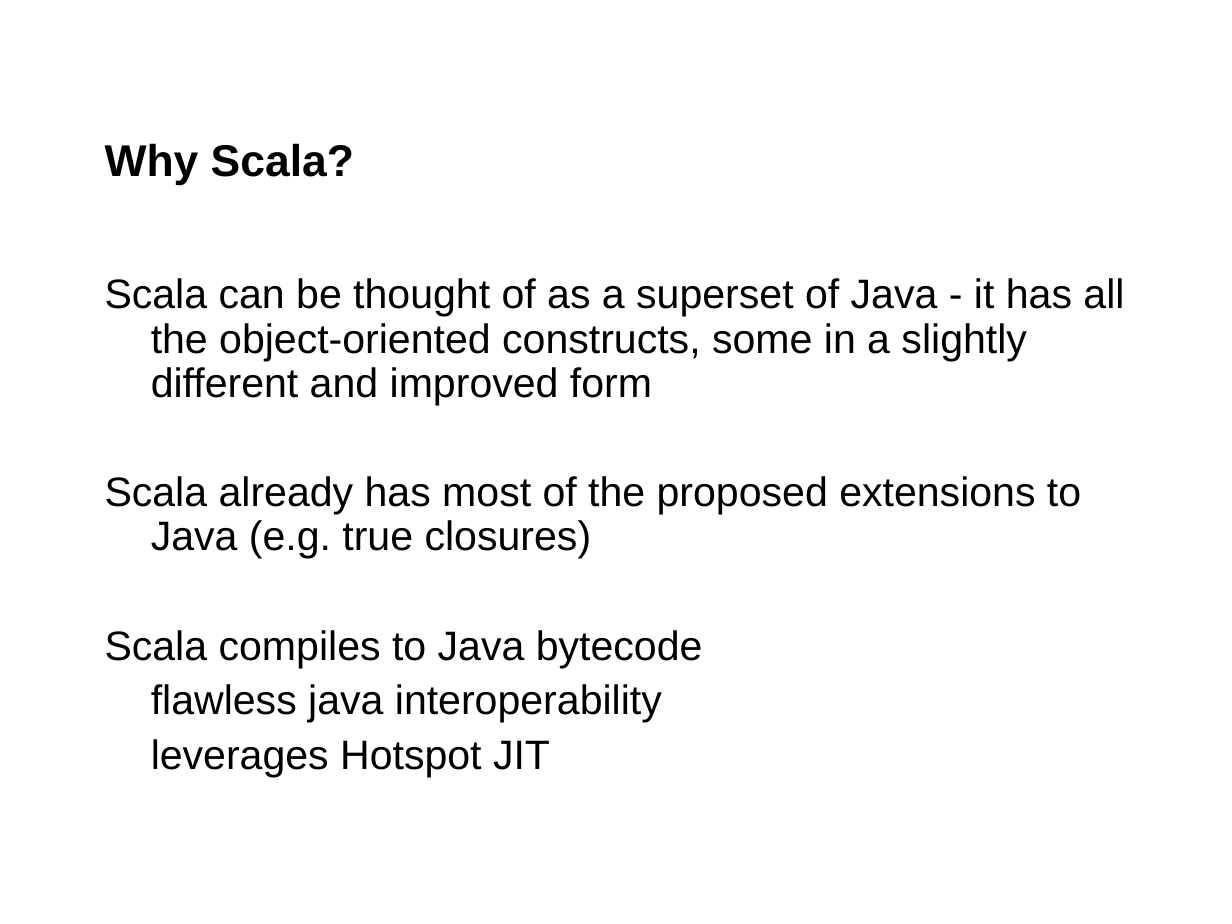
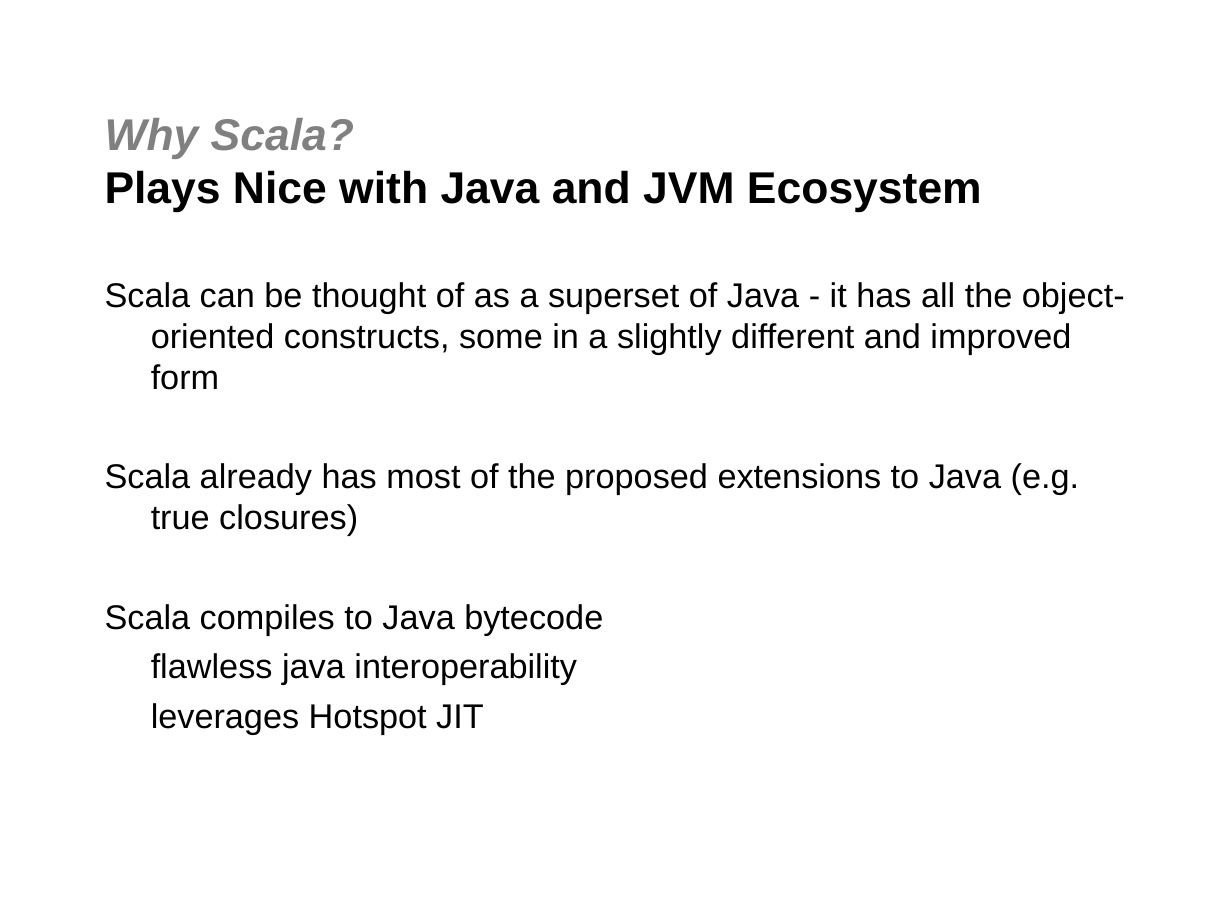
Before and after one commit to jgoodsen/agile2010, a slide deck: slide 6 of 03-scala.ppt. Drawn at 1232x924 pixels with LibreOffice and Linux fonts; fonts in the diff are those of the drawing; background and template pictures are left out. Boxes give left, top, right and bottom in pixels: in the first picture for what was removed or moved away, otherwise in the second. Text is boxed around its words. In the diff, an @@ line names an element or a change of style, - is before the commit and + after.

```diff
--- a/03-scala.ppt
+++ b/03-scala.ppt
@@ title at bbox=[105, 118, 982, 212]: text changed @@
-Why Scala?
+Why Scala?
+Plays Nice with Java and JVM Ecosystem
@@ text "Scala can be thought of ..." at bbox=[105, 282, 1125, 734]: size 24 to 20 pt; line spacing 0.9 to 1; less space between paragraphs @@
```
Also in this commit, not shown: 2 other slides changed, 3 slides added, 2 slides removed, 7 other files.
